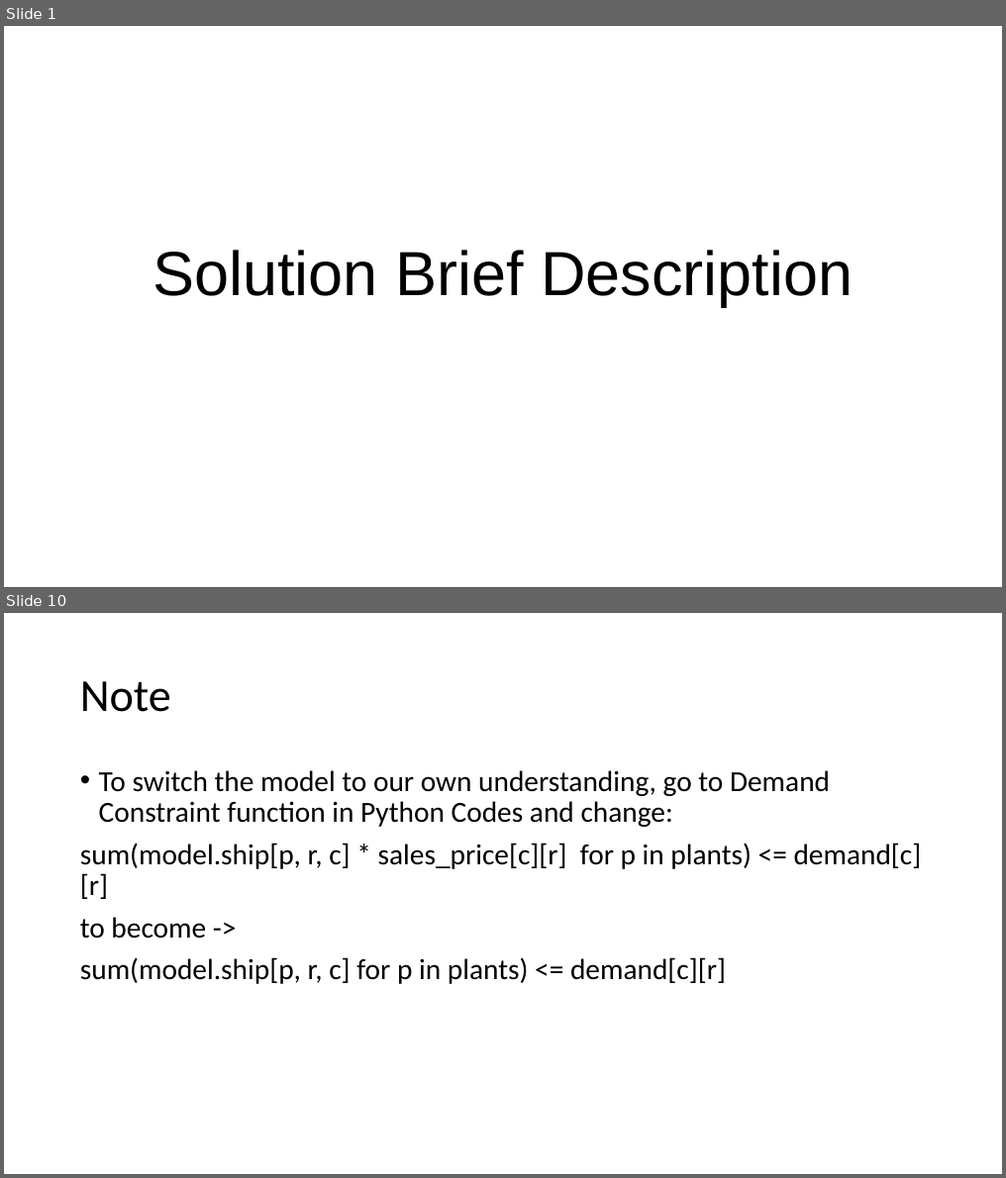
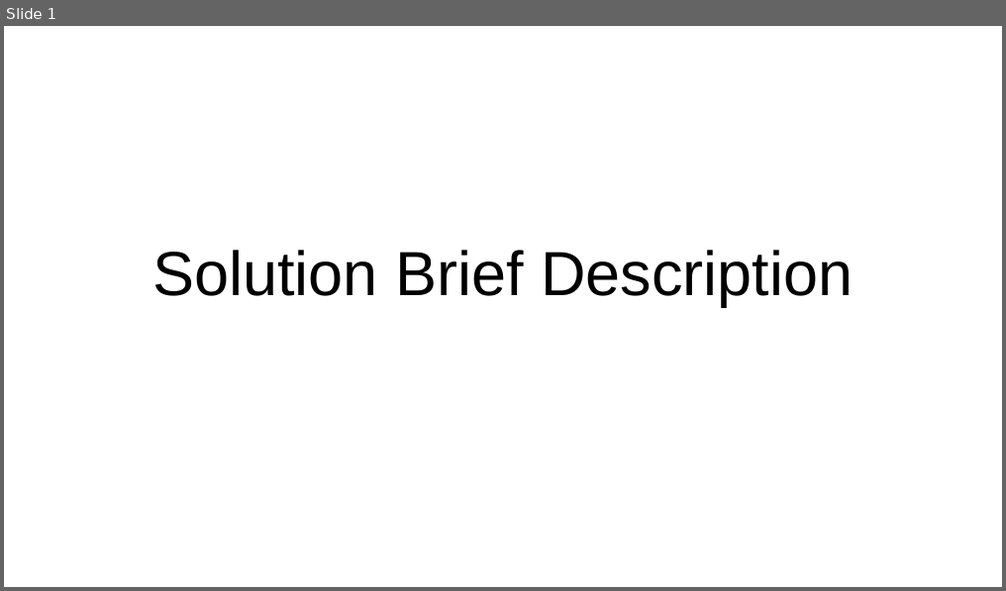
Before and after one commit to Lazuardis/Optimization, a slide deck: Vision Company - Allocation and Transportation Problem/Solution Brief Description - Vision Allocation Problem.pptx. Shown one above the other, each under a label of ours: slides 1 and 10 before the commit, slide 1 after it; the slides between them are not shown. The pictures are 1006x1178 and 1006x591 pixels, drawn with LibreOffice and Linux fonts; fonts in the diff are those of the drawing. Boxes give left, top, right and bottom in pixels: in the first picture for what was removed or moved away, otherwise in the second. Text is boxed around its words. In the diff, an @@ line names an element or a change of style, - is before the commit and + after.

```diff
--- a/Vision Company - Allocation and Transportation Problem/Solution Brief Description - Vision Allocation Problem.pptx
+++ b/Vision Company - Allocation and Transportation Problem/Solution Brief Description - Vision Allocation Problem.pptx
@@ slide 10 removed at <box>4,613,1002,1174</box>, background #FFFFFF @@
@@ title removed at <box>80,681,171,712</box> @@
-Note
@@ text removed at <box>80,770,922,984</box> @@
-• To switch the model to our own understanding, go to Demand Constraint function in Python Codes and change:
-sum(model.ship[p, r, c] * sales_price[c][r] for p in plants) <= demand[c][r]
-to become ->
-sum(model.ship[p, r, c] for p in plants) <= demand[c][r]
```
Also in this commit, not shown: 8 slides changed, 1 slide added, 1 other file.
